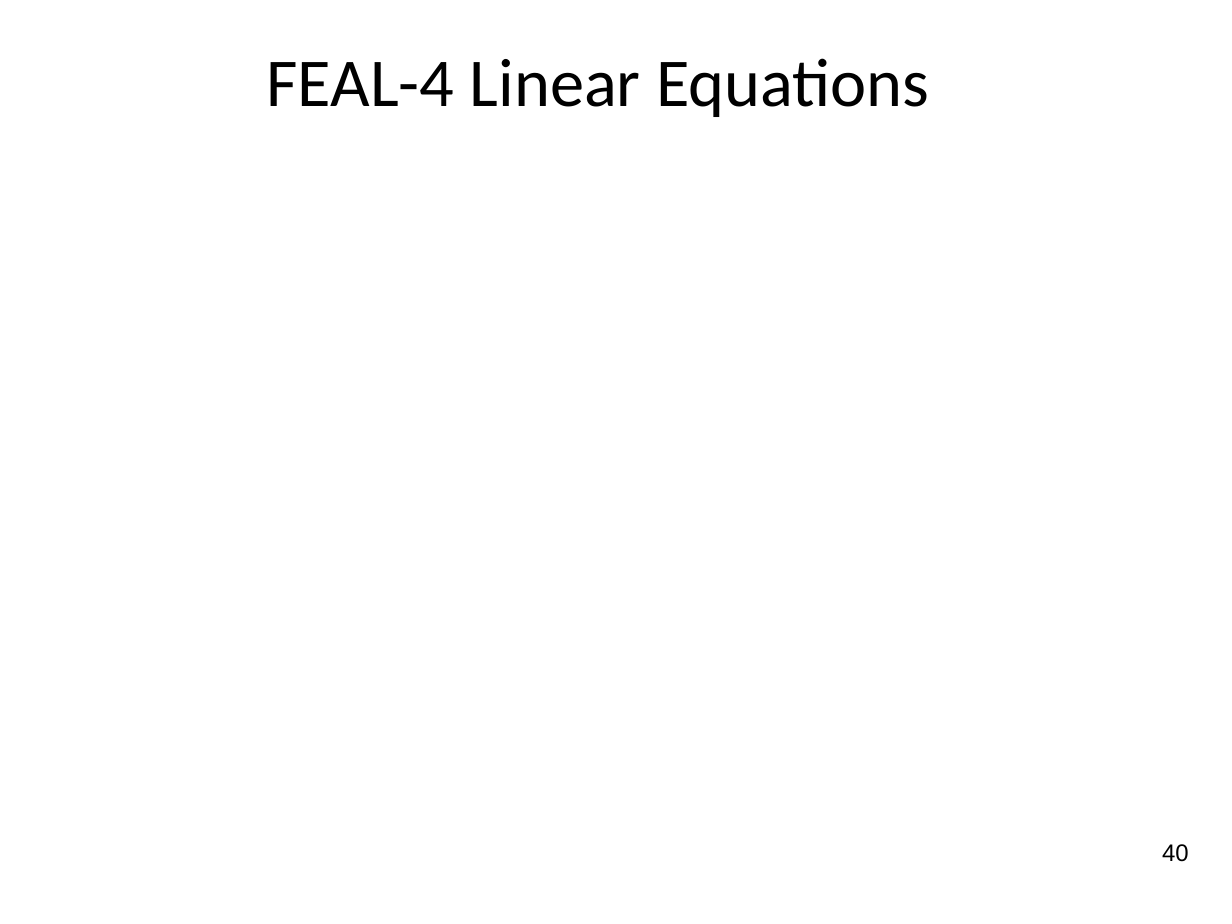
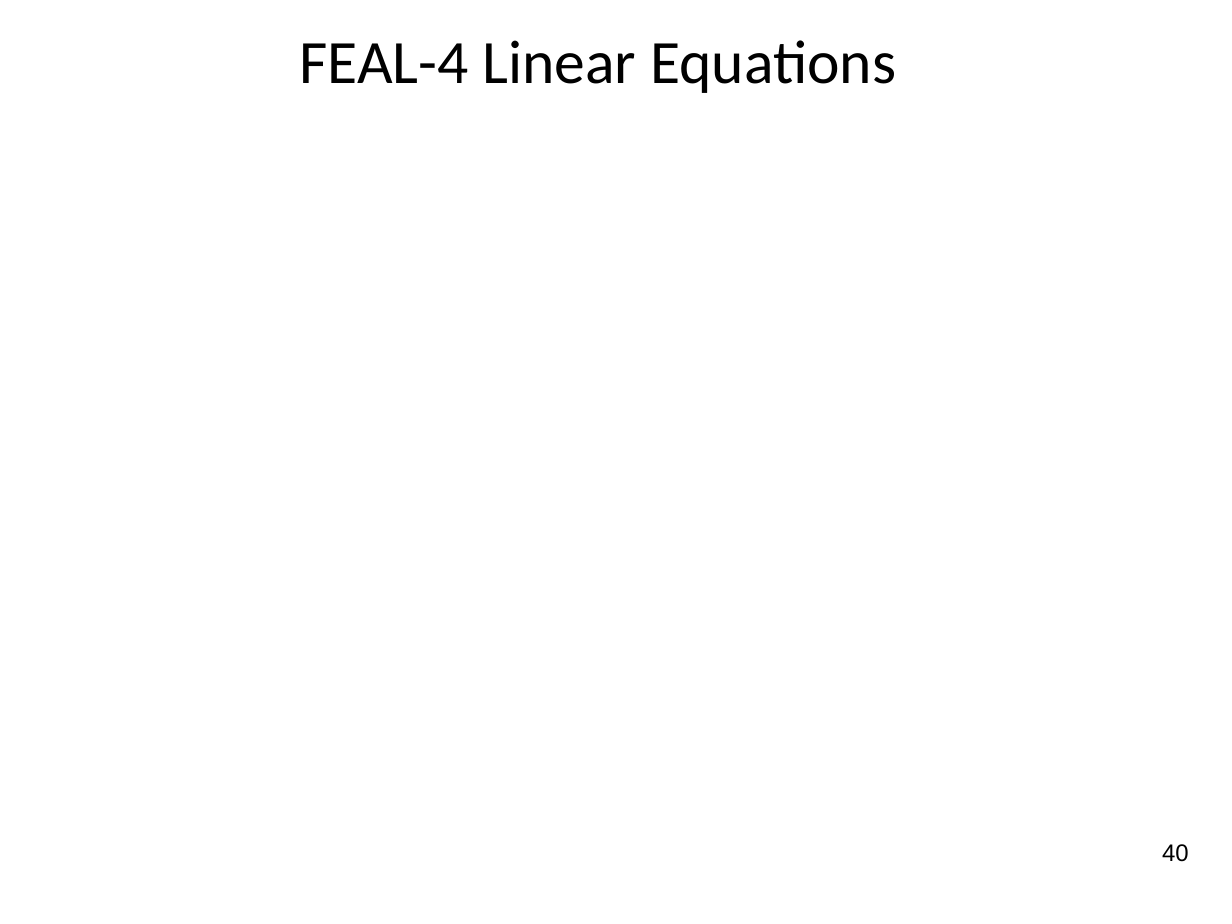
Before and after one commit to jlmucb/class_notes, a slide deck: slide 40 of BerkeleyClass/CS290Spring2013/Lectures/Cryptoclass4.pptx. Drawn at 1232x924 pixels with LibreOffice and Linux fonts; fonts in the diff are those of the drawing; grey boxes stand for pictures. Boxes give left, top, right and bottom in pixels: in the first picture for what was removed or moved away, otherwise in the second. Text is boxed around its words. In the diff, an @@ line names an element or a change of style, - is before the commit and + after.

Commit message:
fast linear explaination

```diff
--- a/BerkeleyClass/CS290Spring2013/Lectures/Cryptoclass4.pptx
+++ b/BerkeleyClass/CS290Spring2013/Lectures/Cryptoclass4.pptx
@@ title "FEAL-4 Linear Equations": place and size @@
-title "FEAL-4 Linear Equations" at [266, 58, 929, 117]
+title "FEAL-4 Linear Equations" at [299, 40, 896, 93]
@@ title "FEAL-4 Linear Equations" at [299, 40, 896, 93]: size 40 to 36 pt @@
```
Also in this commit, not shown: 13 other slides changed, 1 slide added.
